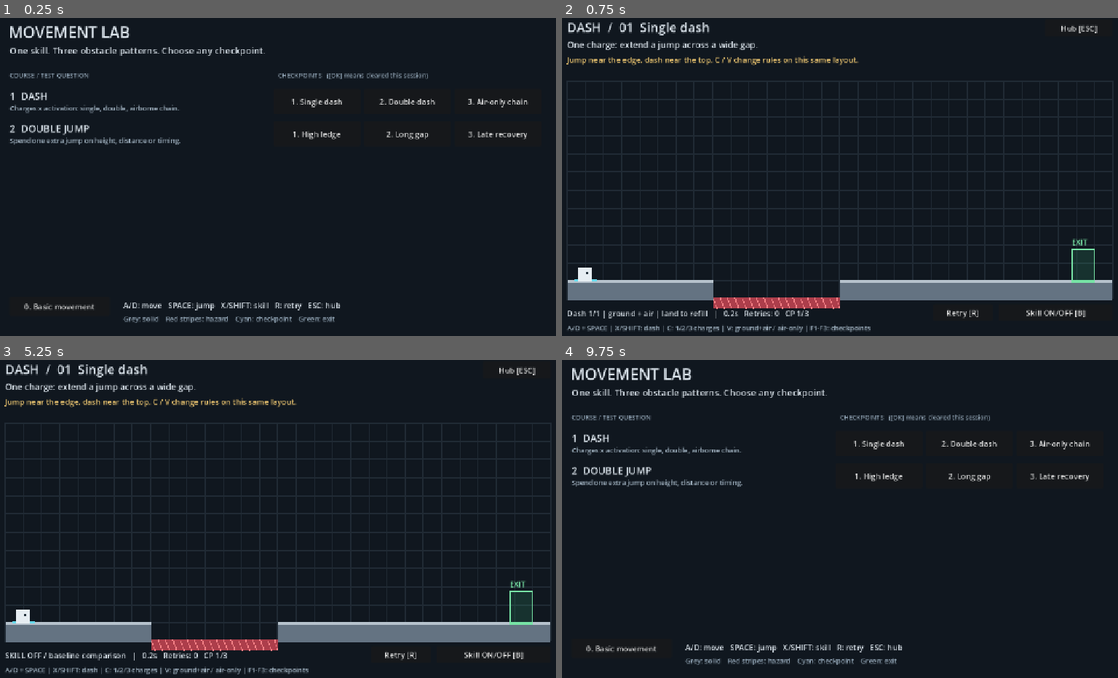
Above: before the commit, frames 1-4 (two rows, left to right).
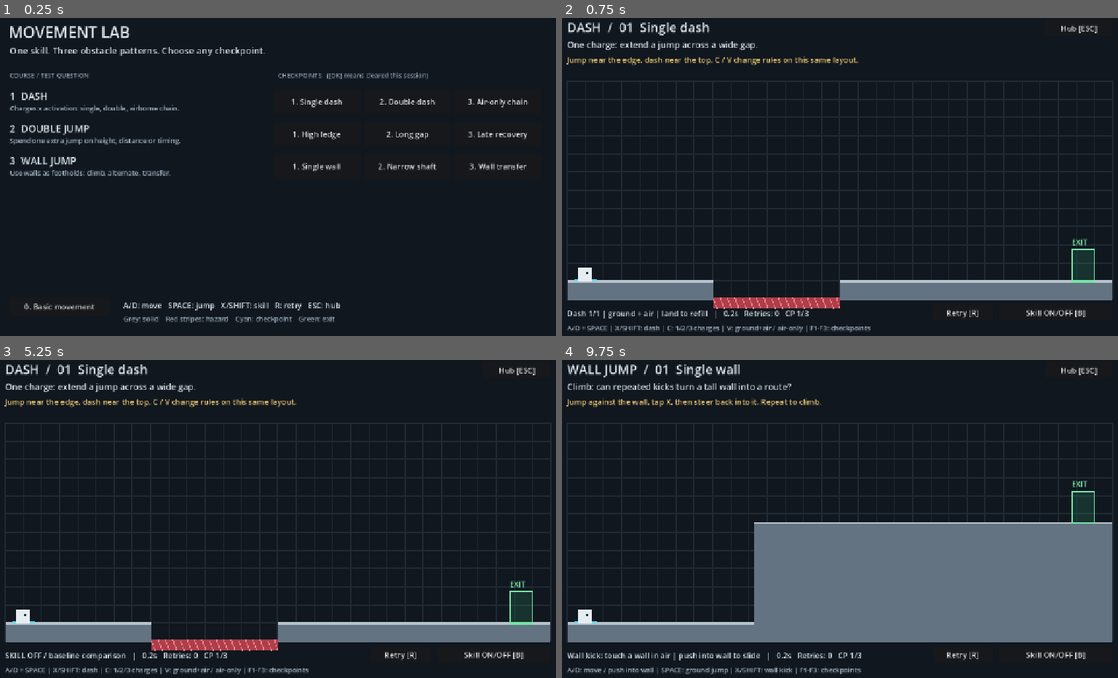
Above: after the commit, the same moments.

Repository: HsiYuGit/platformer-prototype
Game: Godot game, scene res://mechanics_lab.tscn
Two runs of this game, one before a commit and one after it. Both use one fixed random seed, a clock stepped at 60 frames per second and the inputs below.
Inputs (mouse positions are in pixels of both pictures, inside the frame that each line leads up to):
- Up to frame 1 (0.25 s): no input
- Up to frame 2 (0.75 s): click "1. Single dash" at 0.5 s
- Up to frame 3 (5.25 s): click "Hub [ESC]" at 1.25 s; click "1. Single dash" at 2 s; click "Retry [R]" at 2.75 s; click "Retry [R]" at 3.5 s; click "Retry [R]" at 4.25 s; click "Skill ON/OFF [B]" at 5 s
- Up to frame 4 (9.75 s): tap Enter (next_room) at 5.75 s; hold Right (move_right) 5.78-7.28 s; tap Space (jump) at 5.85, 6.02, 6.32, 6.77, 6.8, 7.07, 7.55, 8.27, 8.3, 8.57, 9.02, 9.05, 9.32 s; tap B (compare) at 6.6 s; hold Left (move_left) 7.28-8.03 s; hold Enter (next_room) 7.28-8.03 s; hold Right (move_right) 8.03-9.5 s; tap 0 at 8.1 s; tap 1 at 8.85 s; tap Escape (hub) at 9.4 s; click (878, 509) at 9.5 s, where only the run after the commit has a clickable "1. Single wall"

The runs differ from the first frame. In frame 1, 0.9% of the frame differs, in the area x 1-95%, y 43-50%; in frame 2, nothing differs; in frame 3, nothing differs; in frame 4, 34%, in the area x 0-99%, y 1-99%.

Commit message:
Add wall-jump climbing shaft and transfer course
Explore repeated same-wall kicks, alternating shaft climbs and ledge-to-wall transfers. Include short contact grace for simultaneous steering and kick inputs, a visible shaft ceiling, and validated native physics routes.

Diff:
--- /dev/null
+++ b/abilities/wall_jump.gd
@@ -0,0 +1,31 @@
+extends RefCounted
+
+var lock_time := 0.0
+var push := 0.0
+var touching := false
+var contact_grace := 0.0
+var last_normal := 0.0
+
+func tick(p, delta: float) -> void:
+	touching = p.is_on_wall() and not p.is_on_floor()
+	contact_grace = maxf(0, contact_grace - delta)
+	if touching:
+		contact_grace = 0.10
+		last_normal = p.get_wall_normal().x
+	if touching and p.velocity.y > 80:
+		p.velocity.y = 80
+	if contact_grace > 0 and not p.is_on_floor() and lock_time <= 0 and Input.is_action_just_pressed("skill"):
+		push = last_normal * 310
+		p.velocity.y = -440
+		lock_time = 0.14
+		contact_grace = 0
+	if lock_time > 0:
+		p.velocity.x = push
+		lock_time -= delta
+
+func status() -> String:
+	return "Wall kick: %s | push into wall to slide" % ("READY" if touching else "touch a wall in air")
+
+func draw_overlay(p) -> void:
+	if touching:
+		p.draw_rect(Rect2(-18, -18, 36, 36), Color("65d9eb"), false, 2)
--- a/lab.gd
+++ b/lab.gd
@@ -3,7 +3,7 @@
 const PLAYER = preload("res://player.tscn")
 const ROOM = preload("res://room.gd")
 const BASELINE = preload("res://levels/baseline.gd")
-const LEVELS: Array = [preload("res://levels/dash.gd"), preload("res://levels/double_jump.gd")]
+const LEVELS: Array = [preload("res://levels/dash.gd"), preload("res://levels/double_jump.gd"), preload("res://levels/wall_jump.gd")]
 
 var ui: Control
 var world: Node2D
--- /dev/null
+++ b/levels/wall_jump.gd
@@ -0,0 +1,24 @@
+extends RefCounted
+
+const ID = "wall_jump"
+const TITLE = "WALL JUMP"
+const SUMMARY = "Use walls as footholds: climb, alternate, transfer."
+const ABILITY = preload("res://abilities/wall_jump.gd")
+const CONTROLS = "A/D: move / push into wall | SPACE: ground jump | X/SHIFT: wall kick | F1-F3: checkpoints"
+
+static func rooms() -> Array:
+	return [
+		{"name": "Single wall", "question": "Climb: can repeated kicks turn a tall wall into a route?",
+		"hint": "Jump against the wall, tap X, then steer back into it. Repeat to climb.",
+		"spawn": Vector2(80, 580), "exit": Rect2(1150, 310, 50, 70),
+		"platforms": [Rect2(40, 600, 410, 40), Rect2(450, 380, 790, 260)], "hazards": []},
+		{"name": "Narrow shaft", "question": "Alternate: trade horizontal control for height between two walls.",
+		"hint": "Jump into the right wall. Kick left, reach the left wall, then kick right.",
+		"spawn": Vector2(500, 590), "exit": Rect2(1160, 210, 50, 70),
+		"platforms": [Rect2(400, 160, 840, 20), Rect2(400, 200, 30, 440), Rect2(430, 610, 150, 30), Rect2(580, 280, 660, 360)], "hazards": []},
+		{"name": "Wall transfer", "question": "Transfer: combine wall kicks and ledge jumps on stepped walls.",
+		"hint": "Climb the first wall, use its top to approach the second, then kick up again.",
+		"spawn": Vector2(80, 580), "exit": Rect2(1150, 270, 50, 70),
+		"platforms": [Rect2(40, 600, 330, 40), Rect2(370, 460, 70, 180), Rect2(555, 340, 685, 300)],
+		"hazards": [Rect2(440, 635, 115, 25)]},
+	]
--- a/tests/routes.json
+++ b/tests/routes.json
@@ -185,5 +185,181 @@
       "frames": 170,
       "move_right": true
     }
+  ],
+  "wall_jump:0": [
+    {
+      "move_right": true,
+      "x": 434
+    },
+    {
+      "frames": 15,
+      "jump": true,
+      "move_right": true
+    },
+    {
+      "skill": true,
+      "frames": 18,
+      "move_right": true
+    },
+    {
+      "move_right": true,
+      "x": 434
+    },
+    {
+      "frames": 3,
+      "move_right": true
+    },
+    {
+      "skill": true,
+      "frames": 18,
+      "move_right": true
+    },
+    {
+      "move_right": true,
+      "x": 434
+    },
+    {
+      "frames": 3,
+      "move_right": true
+    },
+    {
+      "skill": true,
+      "frames": 18,
+      "move_right": true
+    },
+    {
+      "move_right": true,
+      "x": 434
+    },
+    {
+      "frames": 3,
+      "move_right": true
+    },
+    {
+      "frames": 220,
+      "move_right": true
+    }
+  ],
+  "wall_jump:1": [
+    {
+      "x": 564,
+      "move_right": true,
+      "jump": true
+    },
+    {
+      "frames": 3,
+      "move_right": true,
+      "jump": true
+    },
+    {
+      "skill": true,
+      "move_left": true,
+      "frames": 20
+    },
+    {
+      "left_x": 446,
+      "move_left": true
+    },
+    {
+      "frames": 3,
+      "move_left": true
+    },
+    {
+      "skill": true,
+      "move_right": true,
+      "frames": 20
+    },
+    {
+      "move_right": true,
+      "x": 564
+    },
+    {
+      "move_right": true,
+      "frames": 3
+    },
+    {
+      "skill": true,
+      "move_right": true,
+      "frames": 18
+    },
+    {
+      "frames": 220,
+      "move_right": true
+    }
+  ],
+  "wall_jump:2": [
+    {
+      "move_right": true,
+      "x": 354
+    },
+    {
+      "frames": 15,
+      "move_right": true,
+      "jump": true
+    },
+    {
+      "skill": true,
+      "move_right": true,
+      "frames": 18
+    },
+    {
+      "move_right": true,
+      "x": 354
+    },
+    {
+      "move_right": true,
+      "frames": 3
+    },
+    {
+      "skill": true,
+      "move_right": true,
+      "frames": 18
+    },
+    {
+      "move_right": true,
+      "x": 408
+    },
+    {
+      "land": true
+    },
+    {
+      "x": 539,
+      "move_right": true,
+      "jump": true
+    },
+    {
+      "move_right": true,
+      "frames": 3
+    },
+    {
+      "skill": true,
+      "move_right": true,
+      "frames": 18
+    },
+    {
+      "move_right": true,
+      "x": 539
+    },
+    {
+      "move_right": true,
+      "frames": 3
+    },
+    {
+      "skill": true,
+      "move_right": true,
+      "frames": 18
+    },
+    {
+      "move_right": true,
+      "x": 539
+    },
+    {
+      "move_right": true,
+      "frames": 3
+    },
+    {
+      "move_right": true,
+      "frames": 220
+    }
   ]
 }
Not shown, changed: README.md
Not shown, changed: docs/VALIDATION.md
